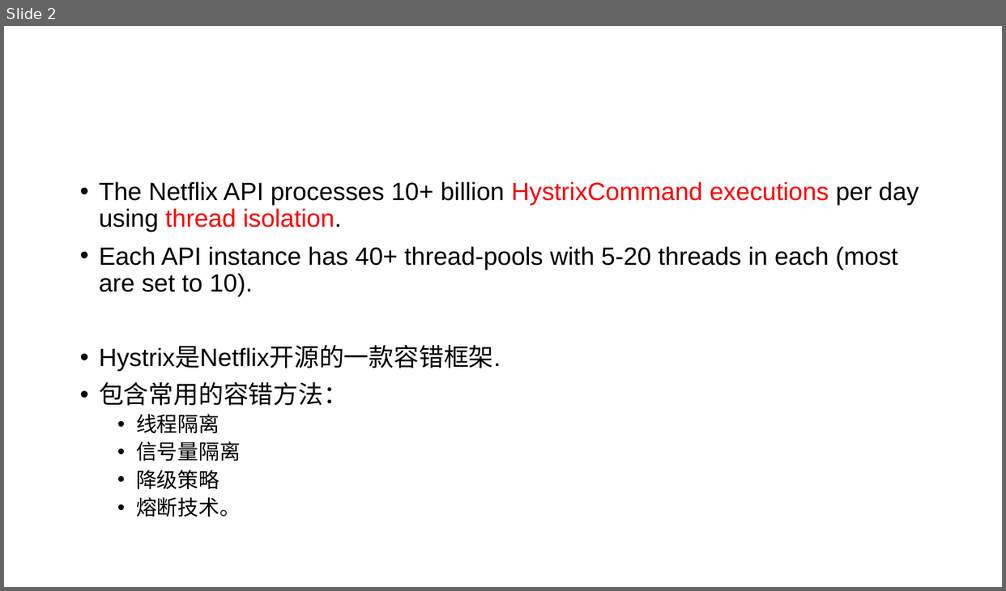
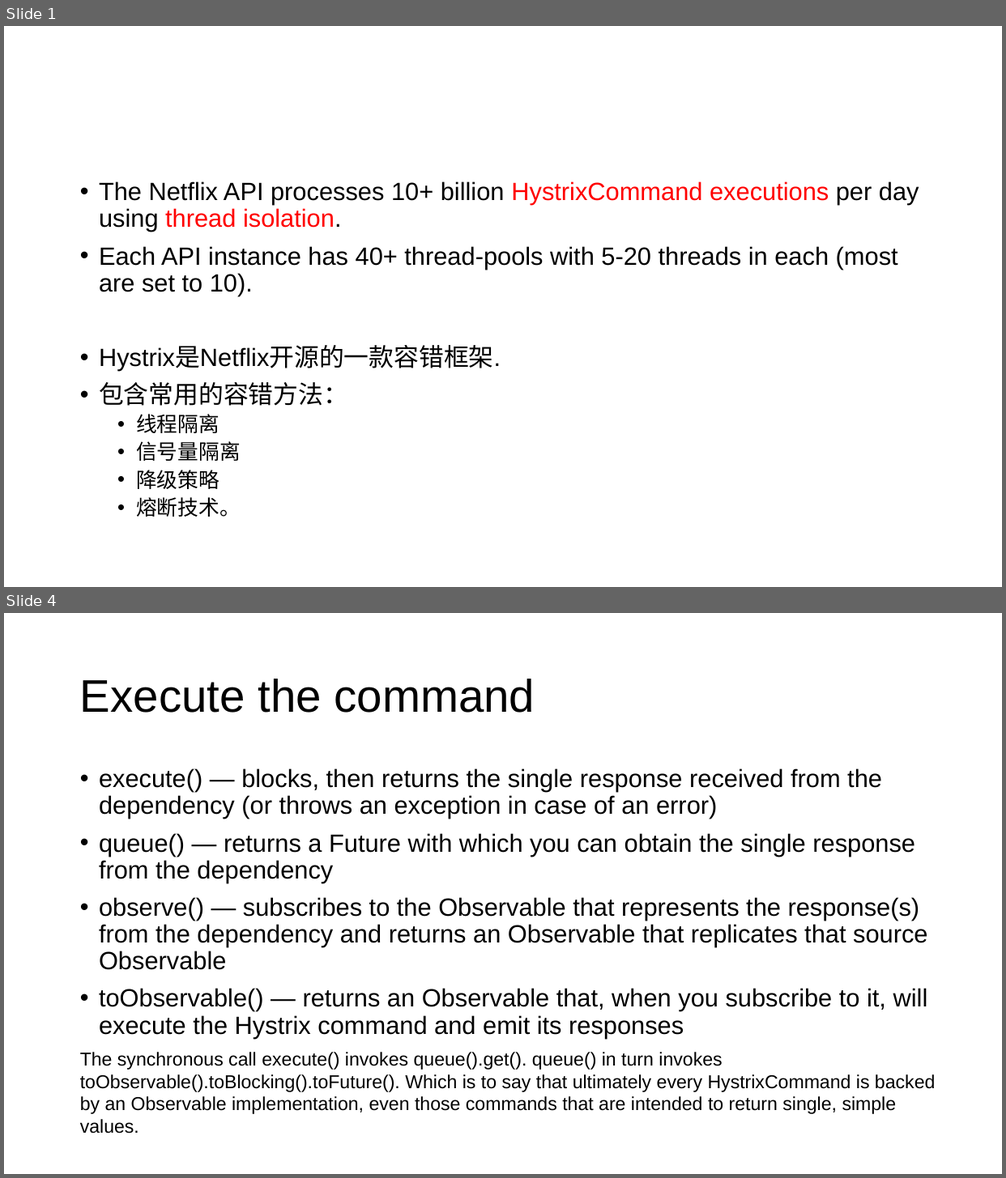
Before and after one commit to zy475459736/progress, a slide deck: springboot/hystrix/hystrix.pptx. Shown one above the other, each under a label of ours: slide 2 before the commit, slides 1 and 4 after it; the slides between them are not shown. The pictures are 1006x591 and 1006x1178 pixels, drawn with LibreOffice and Linux fonts; fonts in the diff are those of the drawing. Boxes give left, top, right and bottom in pixels: in the first picture for what was removed or moved away, otherwise in the second. Text is boxed around its words. In the diff, an @@ line names an element or a change of style, - is before the commit and + after.

Commit message:
hystrix ppt

```diff
--- a/springboot/hystrix/hystrix.pptx
+++ b/springboot/hystrix/hystrix.pptx
@@ slide 4 added at [4, 613, 1002, 1174], background #FFFFFF @@
@@ title added at [80, 679, 535, 713], 44 pt, text #000000 @@
+Execute the command
@@ text added at [99, 769, 928, 1038], 24 pt, text #000000 @@
+• execute() — blocks, then returns the single response received from the dependency (or throws an exception in case of an error)
+• queue() — returns a Future with which you can obtain the single response from the dependency
+• observe() — subscribes to the Observable that represents the response(s) from the dependency and returns an Observable that replicates that source Observable
+• toObservable() — returns an Observable that, when you subscribe to it, will execute the Hystrix command and emit its responses
@@ text added at [80, 1052, 935, 1134], 18 pt, text #000000 @@
+The synchronous call execute() invokes queue().get(). queue() in turn invokes toObservable().toBlocking().toFuture(). Which is to say that ultimately every HystrixCommand is backed by an Observable implementation, even those commands that are intended to return single, simple values.
@@ what was slide 2 is now slide 1 @@
```
Also in this commit, not shown: 22 other slides added, 1 slide removed.
